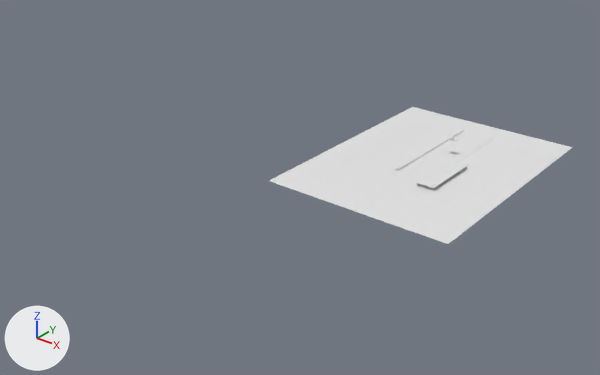
An edit to the Blender file blender/track_1.blend, drawn before and after from the same camera.
The view is the same before and after, from a 50 mm camera at (462.0, -948.0, 420.0) aimed at (-155.0, -177.0, -58.0). The lights are fixed; the arrows at lower left show +X, +Y and +Z.

Objects in the first picture: 'Cube', 'ground', 'side'.
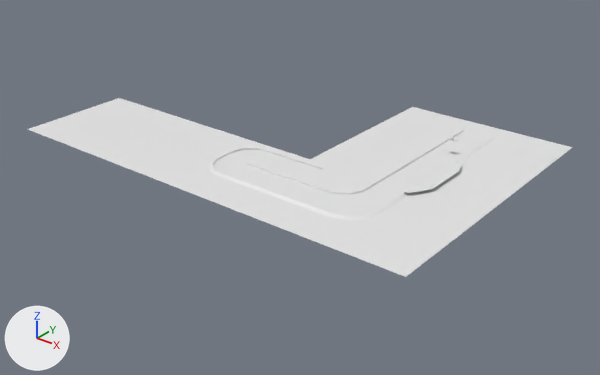
What differs and where, as boxes [x1, y1, x2, y2] in the pictures (600 x 375 px):
'ground', reshaped (79% wider, 30% taller)
    before: [269, 107, 573, 244]
    after: [28, 98, 573, 277]
'side', reshaped (583% wider, 211% taller)
    before: [453, 137, 494, 163]
    after: [208, 137, 494, 220]
part 1 of me_plane_002, added
    after: [28, 98, 448, 277]
part 2 of me_cube_005, added
    after: [208, 148, 408, 220]

Patch to the scene script:
```diff
--- a/blender/track_1.blend.py
+++ b/blender/track_1.blend.py
@@ me_plane_002 @@
 # used by ob_ground; location = (0.0, 0.0, 0.0)
-me_plane_002.from_pydata(...)  # 63 vertices, 48 faces; spans x -120.0..120.0, y -280.0..40.0, z 0.0
+me_plane_002.from_pydata(...)  # 122 vertices, 96 faces; spans x -480.0..120.0, y -360.0..40.0, z 0.0
+# me_plane_002 part 1: 59 vertices added at x -480.0..120.0, y -360.0..-200.0, z 0.0
@@ me_cube_005 @@
 # used by ob_side; location = (25.0, 0.0, 1.0)
-me_cube_005.from_pydata(...)  # 16 vertices, 9 faces; spans x -1.0..5.0, y -104.0..1.0, z -1.0..1.0
+me_cube_005.from_pydata(...)  # 88 vertices, 60 faces; spans x -240.7..5.0, y -307.0..1.0, z -1.1..1.0
+# me_cube_005 part 2: a new loose piece of 72 vertices spanning x -240.7..5.0, y -307.0..-209.0, z -1.1..1.0
```
